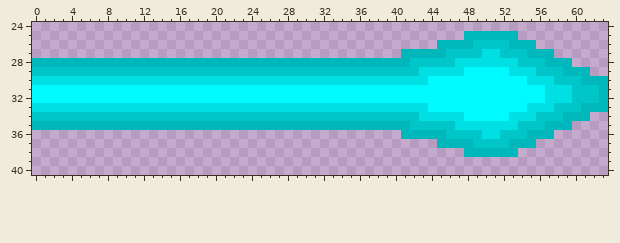
One commit to this pixel-art sprite: DesignDocs/KyleArt/plasmaBolt.PNG. The picture above was drawn from the file before the commit.
The file is 256x256 pixels, drawn in blocks of 4x4; one block is one cell here. Shown: x 0..63, y 24..40.
Now the later version:
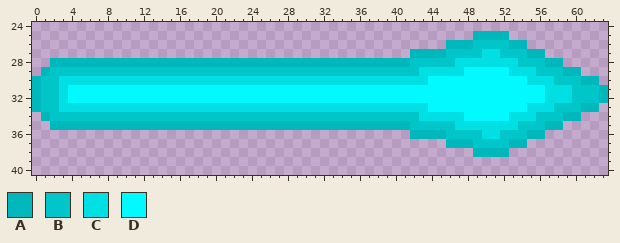
Palette (. is transparent): A #00b8bc  B #00c6ca  C #00dfe4  D #00faff
Changes in this commit:
@@ x 0..63 @@
 24 ................................................................
-25 ................................................AAAAAA..........
-26 .............................................AAAABBBBAAA........
-27 .........................................AAAAABBBBCCBBBAAA......
-28 AAAAAAAAAAAAAAAAAAAAAAAAAAAAAAAAAAAAAAAAAABBBBBCCCCCCCBBBAAA....
-29 BBBBBBBBBBBBBBBBBBBBBBBBBBBBBBBBBBBBBBBBBBBCCCCCDDDDDCCCBBBAAA..
-30 CCCCCCCCCCCCCCCCCCCCCCCCCCCCCCCCCCCCCCCCCCCCDDDDDDDDDDDCCCBBBAAA
-31 DDDDDDDDDDDDDDDDDDDDDDDDDDDDDDDDDDDDDDDDDDDDDDDDDDDDDDDDDCCCBBBA
-32 DDDDDDDDDDDDDDDDDDDDDDDDDDDDDDDDDDDDDDDDDDDDDDDDDDDDDDDDDCCCBBBA
-33 CCCCCCCCCCCCCCCCCCCCCCCCCCCCCCCCCCCCCCCCCCCCDDDDDDDDDDDCCCBBBAAA
-34 BBBBBBBBBBBBBBBBBBBBBBBBBBBBBBBBBBBBBBBBBBBCCCCCDDDDDCCCBBBAAA..
-35 AAAAAAAAAAAAAAAAAAAAAAAAAAAAAAAAAAAAAAAAAABBBBBCCCCCCCBBBAAA....
-36 .........................................AAAAABBBBCCBBBAAA......
-37 .............................................AAAABBBBAAA........
-38 ................................................AAAAAA..........
+25 .................................................AAAA...........
+26 ..............................................AAABBBBAA.........
+27 ..........................................AAAABBBBCCBBBAA.......
+28 ..AAAAAAAAAAAAAAAAAAAAAAAAAAAAAAAAAAAAAAAABBBBBCCCCCCCBBBAA.....
+29 .ABBBBBBBBBBBBBBBBBBBBBBBBBBBBBBBBBBBBBBBBBCCCCCDDDDDCCCBBBAA...
+30 ABBCCCCCCCCCCCCCCCCCCCCCCCCCCCCCCCCCCCCCCCCCDDDDDDDDDDDCCCBBBAA.
+31 ABBCDDDDDDDDDDDDDDDDDDDDDDDDDDDDDDDDDDDDDDDDDDDDDDDDDDDDDCCCBBBA
+32 ABBCDDDDDDDDDDDDDDDDDDDDDDDDDDDDDDDDDDDDDDDDDDDDDDDDDDDDDCCCBBBA
+33 ABBCCCCCCCCCCCCCCCCCCCCCCCCCCCCCCCCCCCCCCCCCDDDDDDDDDDDCCCBBBAA.
+34 .ABBBBBBBBBBBBBBBBBBBBBBBBBBBBBBBBBBBBBBBBBCCCCCDDDDDCCCBBBAA...
+35 ..AAAAAAAAAAAAAAAAAAAAAAAAAAAAAAAAAAAAAAAABBBBBCCCCCCCBBBAA.....
+36 ..........................................AAAABBBBCCBBBAA.......
+37 ..............................................AAABBBBAA.........
+38 .................................................AAAA...........
 39 ................................................................
Where, in picture pixels (left, top, right, bottom), the same in both pictures:
erased: (437, 31, 608, 157)
erased: (401, 49, 410, 58)
changed: (32, 58, 68, 130)
erased: (401, 130, 410, 139)
